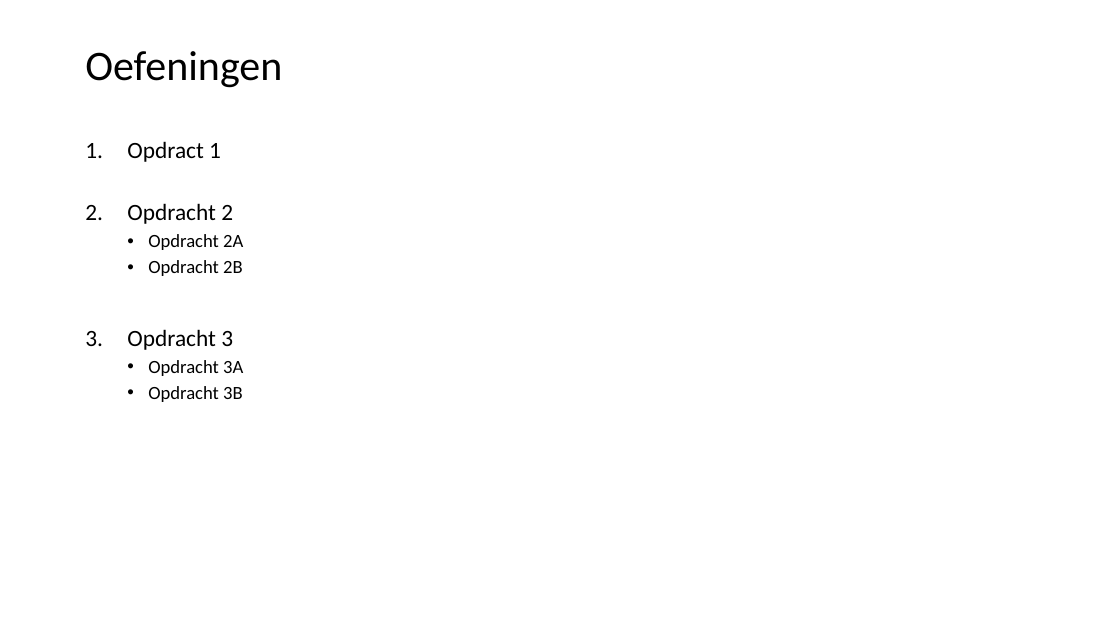
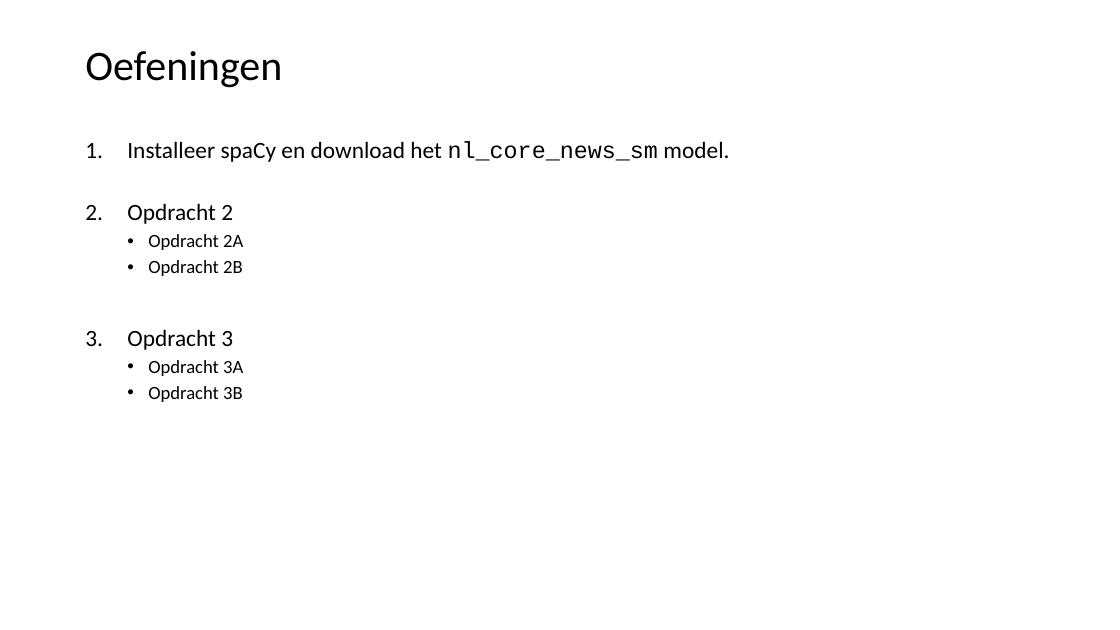
Before and after one commit to LFKoning/knowledge-sharing, a slide deck: slide 20 of python_trainees/5_nlp/python_traineeship_5.pptx (slide 7 before the commit). Drawn at 1120x630 pixels with LibreOffice and Linux fonts; fonts in the diff are those of the drawing. Boxes give left, top, right and bottom in pixels: in the first picture for what was removed or moved away, otherwise in the second. Text is boxed around its words. In the diff, an @@ line names an element or a change of style, - is before the commit and + after.

```diff
--- a/python_trainees/5_nlp/python_traineeship_5.pptx
+++ b/python_trainees/5_nlp/python_traineeship_5.pptx
@@ text at [127, 141, 729, 162]: text changed @@
-1. Opdract 1
+1. Installeer spaCy en download het nl_core_news_sm model.
```
Also in this commit, not shown: 3 other slides changed, 28 slides added, 3 slides removed, 3 other files.
